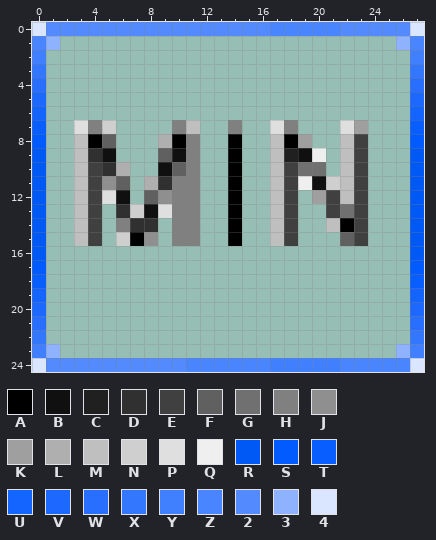
Two versions of one pixel-art sprite, trunk/sources/modules/client/tools/dataprocesstool/src/main/resources/Images/Bouton-AdT-28_min_sur.png. That is the earlier state.
The file is 28x25 pixels. Colours within 5 levels of each other are drawn and written as one.
Palette (. is transparent): A #000000  B #101010  C #202020  D #303030  E #404040  F #606060  G #707070  H #808080  J #8f8f8f  K #9f9f9f  L #afafaf  M #bfbfbf  N #cfcfcf  P #dfdfdf  Q #efefef  R #0058f5  S #025bff  T #085eff  U #1464ff  V #1d69ff  W #286fff  X #3477ff  Y #4080ff  Z #4985ff  2 #538bff  3 #8fb2ff  4 #dae5ff
Pixels before, first column x 0:
 0 42222222222222222ZZZZZ222224
 1 Z3........................3Z
 2 Y..........................Y
 3 X..........................X
 4 W..........................W
 5 V..........................V
 6 U..........................U
 7 T..PHN....HM..H..PH...PK...T
 8 S..MAF...LAH..A..MAK..ME...S
 9 R..MDB...FBH..A..MCBQ.ME...R
10 R..MEDL..BFH..A..MEGG.ME...R
11 R..MEJF.LDHH..A..MEQBNME...R
12 R..MEPB.FJHH..A..ME.KEME...R
13 R..ME.DNBPHH..A..ME..EGE...R
14 R..ME.HDD.HH..A..ME..MAE...R
15 R..ME.NAJ.HH..A..ME...FE...R
16 R..........................R
17 S..........................S
18 T..........................T
19 U..........................U
20 V..........................V
21 W..........................W
22 X..........................X
23 Y3........................3Y
24 42222222222ZZZZZZYYYYYZZZZZ4
After:
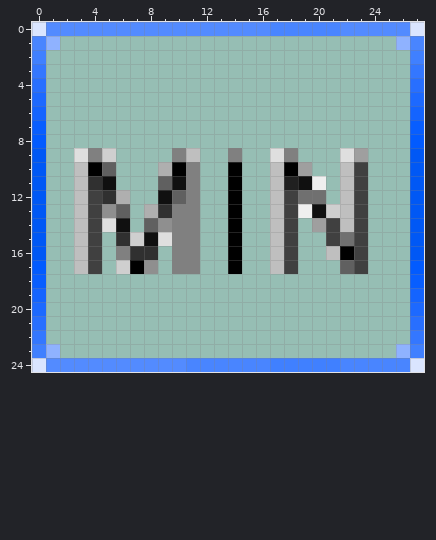
What changed:
y 7: x 3..5 PHN -> ...; x 10..11 HM -> ..; x 14 H -> .; x 17..18 PH -> ..; x 22..23 PK -> ..
y 8: x 3..5 MAF -> ...; x 9..11 LAH -> ...; x 14 A -> .; x 17..19 MAK -> ...; x 22..23 ME -> ..
y 9: x 3..5 MDB -> PHN; x 9..11 FBH -> .HM; x 14 A -> H; x 17..20 MCBQ -> PH..; x 22..23 ME -> PK
y 10: x 4..6 EDL -> AF.; x 9..10 BF -> LA; x 18..20 EGG -> AK.
y 11: x 4..6 EJF -> DB.; x 8..10 LDH -> .FB; x 18..21 EQBN -> CBQ.
y 12: x 5..6 PB -> DL; x 8..10 FJH -> .BF; x 19..21 .KE -> GG.
y 13: x 5..9 .DNBP -> JF.LD; x 19..22 ..EG -> QBNM
y 14: x 5..9 .HDD. -> PB.FJ; x 20..22 .MA -> KEM
y 15: x 6..9 NAJ. -> DNBP; x 21..22 .F -> EG
y 16: x 3..4 .. -> ME; x 6..8 ... -> HDD; x 10..11 .. -> HH; x 14 . -> A; x 17..18 .. -> ME; x 21..23 ... -> MAE
y 17: x 3..4 .. -> ME; x 6..8 ... -> NAJ; x 10..11 .. -> HH; x 14 . -> A; x 17..18 .. -> ME; x 22..23 .. -> FE
Where, in picture pixels (left, top, right, bottom), the same in both pictures:
changed: (74, 120, 368, 274)
